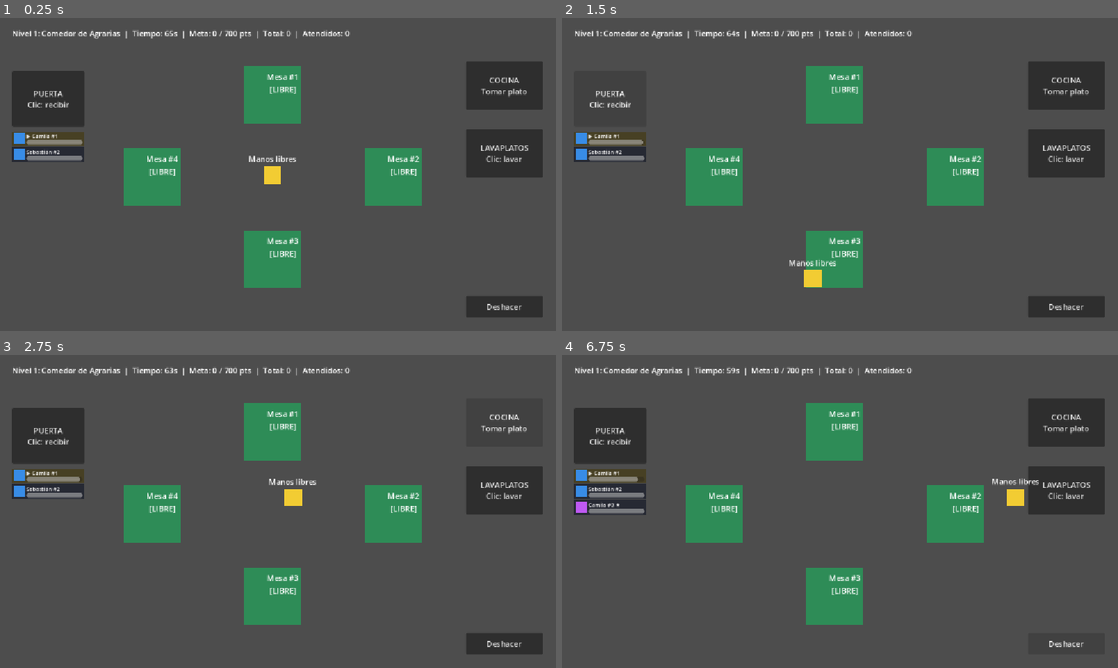
Above: before the commit, frames 1-4 (two rows, left to right).
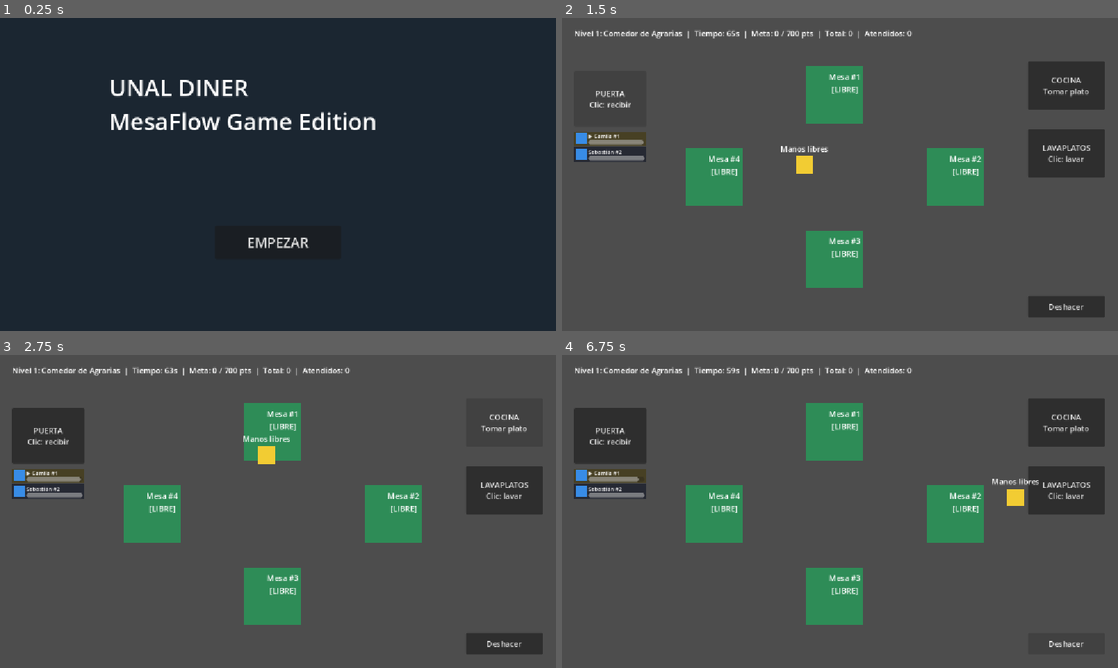
Above: after the commit, the same moments.

Repository: Alejandrox27/unal-diner-mesaflow
Game: Godot game, scene res://scenes/MenuPrincipal.tscn
The game is run twice, just before and just after one commit, with the same random seed, the same clock (stepped at 60 frames per second) and the same inputs. Before the commit the project starts from res://scenes/NivelComedor.tscn.
Inputs (mouse positions are in pixels of both pictures, inside the frame that each line leads up to):
- Up to frame 1 (0.25 s): no input
- Up to frame 2 (1.5 s): click (840, 243) at 0.5 s, where only the run after the commit has a clickable "EMPEZAR"; click "PUERTA Clic: recibir" at 1.25 s
- Up to frame 3 (2.75 s): click "COCINA Tomar plato" at 2 s
- Up to frame 4 (6.75 s): click "LAVAPLATOS Clic: lavar" at 2.75 s; click "Deshacer" at 3.5 s; click "PUERTA Clic: recibir" at 4.25 s; click "COCINA Tomar plato" at 5 s; click "LAVAPLATOS Clic: lavar" at 5.75 s; click "Deshacer" at 6.5 s

The runs differ from the first frame. In frame 1, 93% of the frame differs, in the area x 0-100%, y 0-100%; in frame 2, 0.6%; in frame 3, 0.6%; in frame 4, 0.6%.

Commit message:
Añadir una escena de inicio para empezar el juego

Diff:
--- a/project.godot
+++ b/project.godot
@@ -11,7 +11,7 @@
 [application]
 
 config/name="UNAL_diner"
-run/main_scene="uid://du1wprf08by3g"
+run/main_scene="uid://b4vbs7ifm52fp"
 config/features=PackedStringArray("4.7", "GL Compatibility")
 config/icon="res://icon.svg"
 
--- /dev/null
+++ b/scenes/MenuPrincipal.tscn
@@ -0,0 +1,49 @@
+[gd_scene format=3 uid="uid://b4vbs7ifm52fp"]
+
+[ext_resource type="Script" uid="uid://cmr5tlx1igexp" path="res://scripts/ui/MenuPrincipal.gd" id="1_ffwdg"]
+
+[node name="MenuPrincipal" type="Control" unique_id=190292713]
+layout_mode = 3
+anchors_preset = 15
+anchor_right = 1.0
+anchor_bottom = 1.0
+grow_horizontal = 2
+grow_vertical = 2
+script = ExtResource("1_ffwdg")
+
+[node name="FondoRespaldo" type="ColorRect" parent="." unique_id=527205015]
+layout_mode = 1
+anchors_preset = 15
+anchor_right = 1.0
+anchor_bottom = 1.0
+grow_horizontal = 2
+grow_vertical = 2
+color = Color(0.105882354, 0.14901961, 0.19215687, 1)
+
+[node name="ImagenPortada" type="TextureRect" parent="." unique_id=1186313845]
+layout_mode = 1
+anchors_preset = 15
+anchor_right = 1.0
+anchor_bottom = 1.0
+grow_horizontal = 2
+grow_vertical = 2
+expand_mode = 1
+
+[node name="LabelTitulo" type="Label" parent="." unique_id=294182787]
+layout_mode = 0
+offset_left = 226.0
+offset_top = 110.0
+offset_right = 926.0
+offset_bottom = 270.0
+theme_override_font_sizes/font_size = 48
+text = "UNAL DINER
+MesaFlow Game Edition"
+
+[node name="BtnEmpezar" type="Button" parent="." unique_id=1068776179]
+layout_mode = 0
+offset_left = 446.0
+offset_top = 430.0
+offset_right = 706.0
+offset_bottom = 500.0
+theme_override_font_sizes/font_size = 28
+text = "EMPEZAR"
--- /dev/null
+++ b/scripts/ui/MenuPrincipal.gd
@@ -0,0 +1,11 @@
+extends Control
+
+const ESCENA_JUEGO := "res://scenes/NivelComedor.tscn"
+
+@onready var btn_empezar: Button = $BtnEmpezar
+
+func _ready() -> void:
+	btn_empezar.pressed.connect(_on_empezar_presionado)
+
+func _on_empezar_presionado() -> void:
+	get_tree().change_scene_to_file(ESCENA_JUEGO)
Not shown, added: scripts/ui/MenuPrincipal.gd.uid
